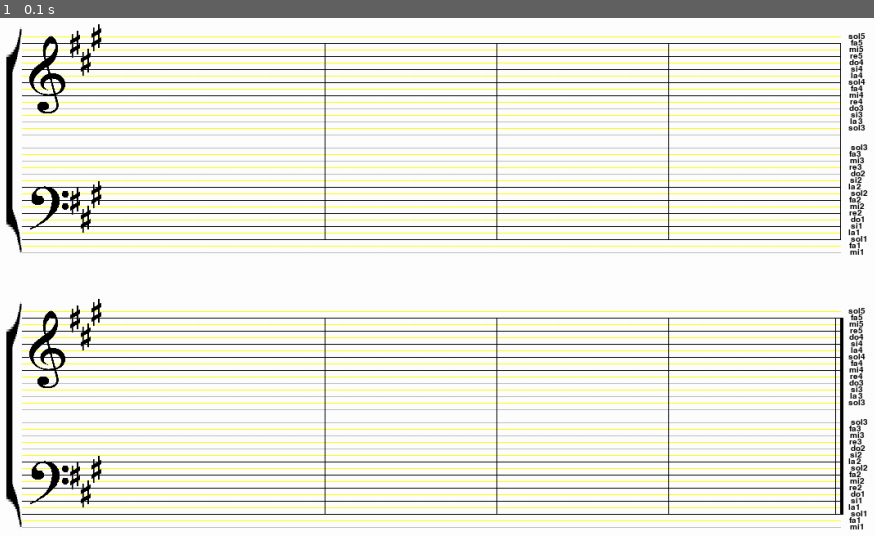
Above: before the commit, frame 1.
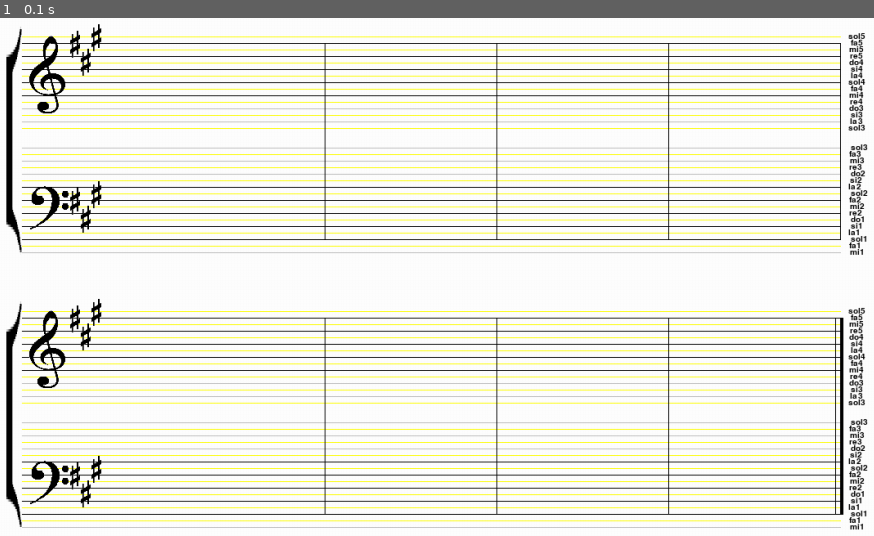
Above: after the commit, the same moment.

Repository: rbanuelos/armonizador
Game: pygame game, started from test-graficos/Main.py
Same seed, same stepped clock (60 frames per second), same inputs: the game is played once before the commit and once after it. The source is Python 2; it was converted automatically to run under Python 3.
Inputs:
- Up to frame 1 (0.1 s): no input

The runs differ from the first frame. In frame 1, 0.5% of the frame differs, in the area x 2-97%, y 22-76%.

Commit message:
se mejoro el dibujo del endecagrama

Diff:
--- a/test-graficos/Main.py
+++ b/test-graficos/Main.py
@@ -37,7 +37,7 @@
 		self.draw_armadura_sostenido()
 		#self.draw_cursor ()
 
-		print "lineas" + str(self.lineas)
+		print len(self.lineas)
 
 		pygame.display.flip()
 
@@ -57,7 +57,7 @@
 				mouse_x, mouse_y = pygame.mouse.get_pos()
 				mouse_y -= 2
 				mouse_x += 0.5
-				#print "Mouse : " +str(mouse_x)+ ", "+ str(mouse_y)
+
 				if event.type == pygame.QUIT:
 					quit = True
 					pygame.quit()
@@ -71,9 +71,9 @@
 					index = 0
 					for linea in self.lineas :
 						index += 1
-						linea_y = linea.y - 8
-
-						__linea = pygame.Rect(linea.x, linea_y,501,7)
+						linea_y = linea.y
+
+						__linea = pygame.Rect(linea.x, linea_y,1100,7)
 						"""
 						Mbaez : 13/07/2011
 						Se obtiene el centro de la linea, esto es para que cada
@@ -82,10 +82,9 @@
 						print str(index)+ " " +str(linea_y)+" "+str(mouse_y)
 						#if abs(mouse_y  - linea_y) <= espaciado_y :
 						if __linea.collidepoint(mouse_x, mouse_y) :
-							print "len:"+str(len(self.lineas))
-							if index > 100:
-								print "index"  +str(index)
-								break
+							#if index > 120:
+							#	print "index"  +str(index)
+							#	break
 							"""
 							Mbaez : 13/07/2011
 							Se controla si se supera el unbral definido por
@@ -150,7 +149,7 @@
 
 			self.lineas.append(rect)
 
-		for i in range (14,19) :
+		for i in range (14,18) :
 			if i%2 != 0 :
 				rect = self.draw_line(50, 50 + space * i, Color.YELLOW)
 			else :
@@ -200,7 +199,7 @@
 
 			self.lineas.append(rect)
 
-		for i in range (56,61) :
+		for i in range (56,60) :
 			if i%2 != 0 :
 				rect = self.draw_line(50, 50 + space * i, Color.YELLOW)
 			else :
